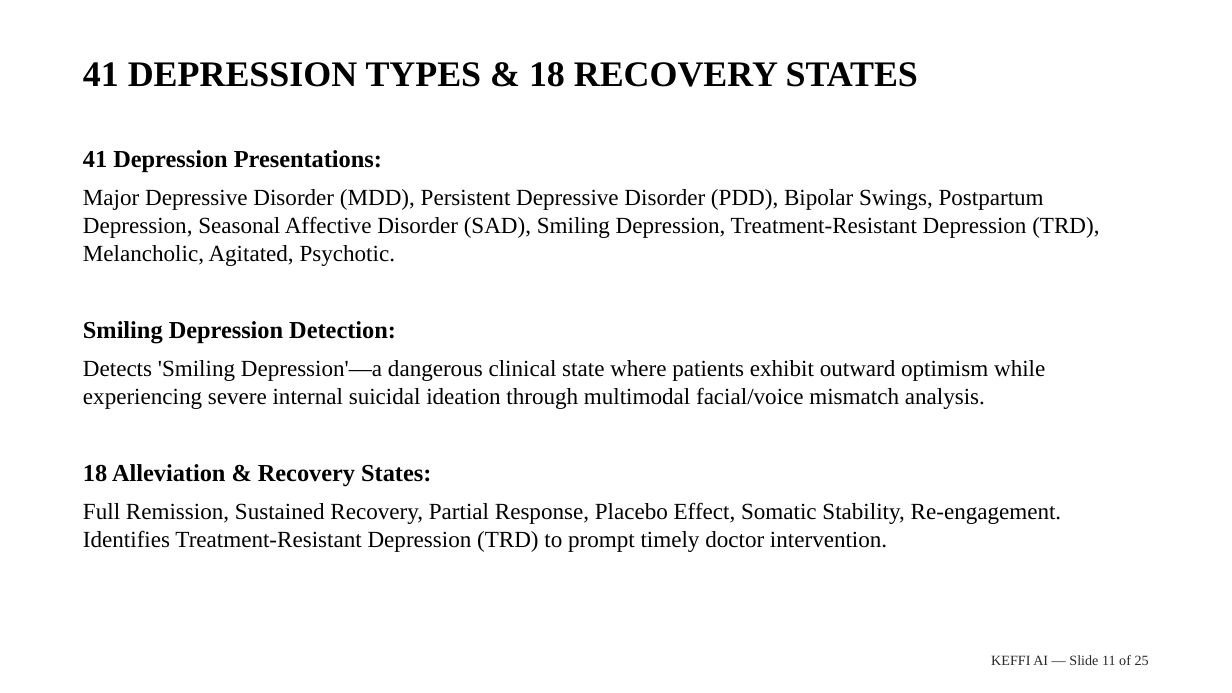
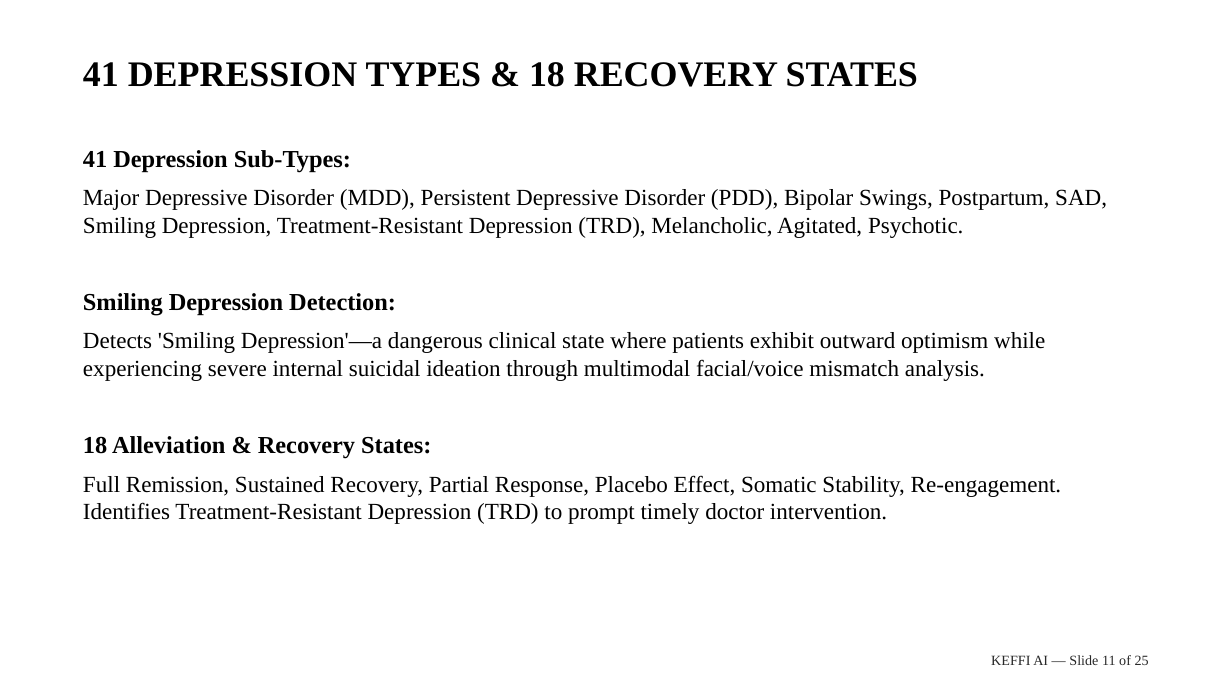
Before and after one commit to balajikrishnan031/Keffi-Test, a slide deck: slide 11 of Final_Submission_Pack/KEFFI_PURE_WHITE_TIMES_ROMAN_25_SLIDE_MASTER.pptx. Drawn at 1232x693 pixels with LibreOffice and Linux fonts; fonts in the diff are those of the drawing. Boxes give left, top, right and bottom in pixels: in the first picture for what was removed or moved away, otherwise in the second. Text is boxed around its words. In the diff, an @@ line names an element or a change of style, - is before the commit and + after.

```diff
--- a/Final_Submission_Pack/KEFFI_PURE_WHITE_TIMES_ROMAN_25_SLIDE_MASTER.pptx
+++ b/Final_Submission_Pack/KEFFI_PURE_WHITE_TIMES_ROMAN_25_SLIDE_MASTER.pptx
@@ text at [83, 150, 1107, 238]: text changed @@
-41 Depression Presentations:
-Major Depressive Disorder (MDD), Persistent Depressive Disorder (PDD), Bipolar Swings, Postpartum Depression, Seasonal Affective Disorder (SAD), Smiling Depression, Treatment-Resistant Depression (TRD), Melancholic, Agitated, Psychotic.
+41 Depression Sub-Types:
+Major Depressive Disorder (MDD), Persistent Depressive Disorder (PDD), Bipolar Swings, Postpartum, SAD, Smiling Depression, Treatment-Resistant Depression (TRD), Melancholic, Agitated, Psychotic.
```
Also in this commit, not shown: 19 other slides changed, 2 slides added, 2 slides removed, 3 other files.
